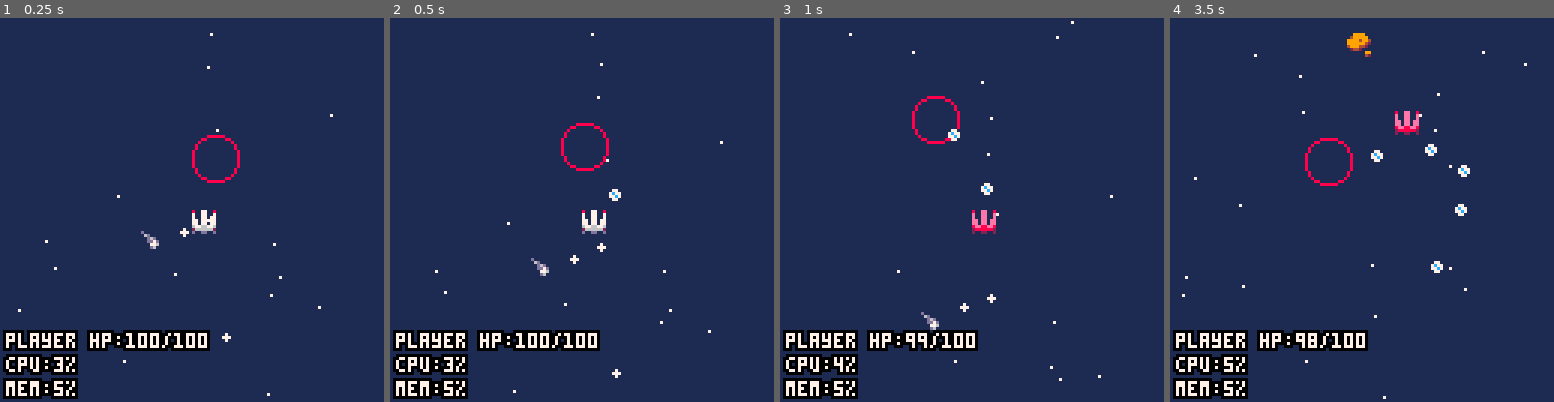
Above: before the commit, frames 1-4 (left to right).
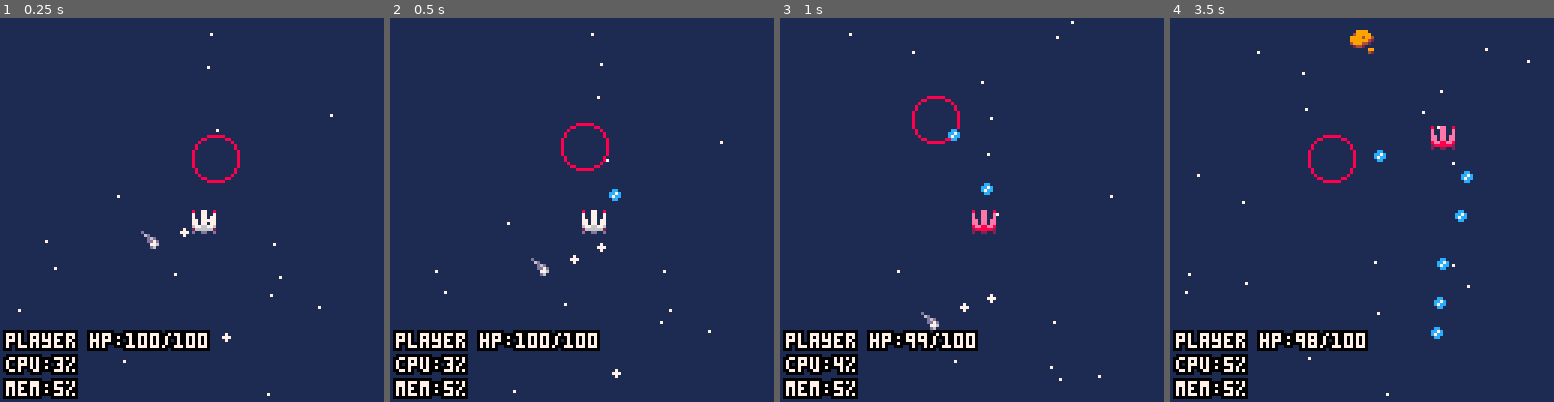
Above: after the commit, the same moments.

Repository: QuentinWidlocher/YogcastJam2020
Game: PICO-8 cartridge game.p8
The game is run twice, just before and just after one commit, with the same random seed, the same clock (stepped at 60 frames per second) and the same inputs.
Inputs:
- Up to frame 1 (0.25 s): no input
- Up to frame 2 (0.5 s): tap X (X key) at 0.33 s
- Up to frame 3 (1 s): tap O (Z key) at 0.7 s
- Up to frame 4 (3.5 s): tap X (X key) at 1.07, 1.85, 2.97 s; hold Right 1.6-2.1 s; tap O (Z key) every 0.4 s from 1.7 to 3.3 s; hold Up 2.15-2.42 s; hold Right 2.47-3.03 s; hold Left from 3.08 s (still down)

Frame 1 is identical in both runs. In frame 2, less than 0.1% of the frame differs, in the area x 57-61%, y 44-48%; in frame 3, 0.1%; in frame 4, 2.1%, in the area x 3-94%, y 3-100%.

Commit message:
:art: Add a ShootingType system

Diff:
--- a/game.p8
+++ b/game.p8
@@ -8,6 +8,8 @@
 
 #include src/models/entity.model.lua
 #include src/models/game-object.model.lua
+#include src/models/shooting-types/shooting-type.model.lua
+#include src/models/shooting-types/default.model.lua
 #include src/models/bullet.model.lua
 #include src/models/player.model.lua
 #include src/models/basic-enemy.model.lua
@@ -73,10 +75,10 @@
 00000000000000000000000000000000000000000000000000000000000000000000000000000000000000000000000000000000000000000000000000000000
 00000888888000000000000000000000000000000000000000000000000000000000000000000000000000000000000000000000000000000000000000000000
 00088000000880000000000000000000000000000000000000000000000000000000000000000000000000000000000000000000000000000000000000000000
-00800000000008000007700000000000000000000000000000000000000000000000000000000000000000000000000000000000000000000000000000000000
-0800000000000080007c770000000000000000000000000000000000000000000000000000000000000000000000000000000000000000000000000000000000
-08000000000000800077c70000000000000000000000000000000000000000000000000000000000000000000000000000000000000000000000000000000000
-80000000000000080007700000000000000000000000000000000000000000000000000000000000000000000000000000000000000000000000000000000000
+0080000000000800000cc00000000000000000000000000000000000000000000000000000000000000000000000000000000000000000000000000000000000
+080000000000008000cc7c0000000000000000000000000000000000000000000000000000000000000000000000000000000000000000000000000000000000
+080000000000008000c7cc0000000000000000000000000000000000000000000000000000000000000000000000000000000000000000000000000000000000
+8000000000000008000cc00000000000000000000000000000000000000000000000000000000000000000000000000000000000000000000000000000000000
 80000000000000080000000000000000000000000000000000000000000000000000000000000000000000000000000000000000000000000000000000000000
 80000000000000080000000000000000000000000000000000000000000000000000000000000000000000000000000000000000000000000000000000000000
 80000000000000080000000000000000000000000000000000000000000000000000000000000000000000000000000000000000000000000000000000000000
--- a/src/helpers.lua
+++ b/src/helpers.lua
@@ -119,6 +119,16 @@
     return {
         x = v.x / length,
         y = v.y / length,
+    }
+end
+
+---@param v1 Vector
+---@param v2 Vector
+---@return Vector
+function subtractVectors(v1, v2)
+    return {
+        x = v2.x - v1.x,
+        y = v2.y - v1.y,
     }
 end
 
--- a/src/init/enemies.init.lua
+++ b/src/init/enemies.init.lua
@@ -11,4 +11,6 @@
     })
 
     add(enemies, enemy)
+
+    foreach(enemies, function (enemy) enemy:init() end)
 end
--- a/src/models/basic-enemy.model.lua
+++ b/src/models/basic-enemy.model.lua
@@ -5,6 +5,7 @@
 ---@field public movingCooldown Gauge
 ---@field public shootingCooldown Gauge
 ---@field public bulletPool Bullet[]
+---@field public shootingType DefaultShootingType
 BasicEnemy = GameObject:new({
     speed = 1,
     dir = getRandomDirection(),
@@ -12,6 +13,7 @@
     movingCooldown = { value = 0, max = 10 },
     shootingCooldown = { value = 0, max = 10 },
     hurtCooldown = { value = 0, max = 5 },
+    shootingType = DefaultShootingType
 })
 
 function BasicEnemy:update()
@@ -21,6 +23,9 @@
     self.hurtCooldown.value = min(self.hurtCooldown.value + 1, self.hurtCooldown.max)
 end
 
+function BasicEnemy:init()
+end
+
 function BasicEnemy:shoot()
     self.shootingCooldown.value = self.shootingCooldown.value + 1
 
@@ -28,18 +33,18 @@
         local pos = self:getCenteredPos()
         local targetPos = player:getCenteredPos()
 
-        -- add the bullet to the pool so it'll be drawn and updated
-        add(bulletPool, Bullet:new({
-            x = pos.x,
-            y = pos.y,
-            playerVersion = false,
-            lifespan = self.shootingCooldown.max * 10,
-            speed = 1,
-            dir = normalize({
-                x = targetPos.x - pos.x,
-                y = targetPos.y - pos.y,
-            })
-        }))
+        self.shootingType.from = pos
+        self.shootingType.dir = subtractVectors(pos, targetPos)
+
+        local bullet = Bullet:new(
+            {
+                speed = 1,
+                playerVersion = false,
+            }
+        )
+        bullet:init()
+
+        self.shootingType:shoot(bullet)
 
         -- reset the cooldown
         self.shootingCooldown.value = 0
--- a/src/models/bullet.model.lua
+++ b/src/models/bullet.model.lua
@@ -12,12 +12,13 @@
 
     speed = 2,
     dir = { x = 0, y = 0 },
-    lifetime = 60,
-    life = 0,
+    life = { value = 0, max = 10000},
     dmg = 1,
 
     w = fromOct(1),
-    h = fromOct(1)
+    h = fromOct(1),
+
+    __type = 'Bullet'
 })
 
 function Bullet:init()
@@ -27,5 +28,5 @@
 function Bullet:update()
     self.x = self.x + (self.dir.x * self.speed)
     self.y = self.y + (self.dir.y * self.speed)
-    self.life = self.life + 1
+    self.life.value = self.life.value + 1
 end
--- a/src/models/entity.model.lua
+++ b/src/models/entity.model.lua
@@ -9,7 +9,8 @@
 	x = 0,
 	y = 0,
 	w = 0,
-	h = 0
+	h = 0,
+	__type = 'Entity',
 }
 
 ---@param o Entity
@@ -18,7 +19,6 @@
 	o = o or {}
 	setmetatable(o, self)
 	self.__index = self
-	self.__type = 'Entity'
 	return o
 end
 
@@ -31,10 +31,11 @@
 
 ---@return string
 function Entity:toString()
-	local string = "Printing ".. self.__type .."\n"
+	local string = self.__type .." {\n"
 	for key, value in pairs(self) do
-		string = string..key.." = "..value.."\n"
+		string = string.."\t"..tostr(key).." = "..tostr(value).."\n"
 	end
+	string = string.."}"
 	return string
 end
 
--- a/src/models/game-object.model.lua
+++ b/src/models/game-object.model.lua
@@ -1,7 +1,8 @@
 ---@class GameObject : Entity
 ---@field public top_left_sprite integer
 GameObject = Entity:new({
-    top_left_sprite = 0
+    top_left_sprite = 0,
+    __type = 'GameObject'
 })
 
 function GameObject:draw()
--- a/src/models/player.model.lua
+++ b/src/models/player.model.lua
@@ -5,6 +5,7 @@
 ---@field public vy number
 ---@field public hp Gauge
 ---@field public hurtCooldown Gauge
+---@field public shootingType ShootingType
 Player = GameObject:new({
     top_left_sprite = 1,
     speed = 2,
@@ -14,8 +15,8 @@
     movingx = false,
     movingy = false,
 
-    maxSpeed = 4,
-    friction = 2,
+    maxSpeed = 3,
+    friction = 1,
     vx = 0,
     vy = 0,
 
@@ -23,7 +24,9 @@
     hurtCooldown = { value = 20, max = 20 },
 
     dmg = 1,
-    shootingCooldown = { value = 0, max = 8 } -- can shoot when value == max
+    shootingCooldown = { value = 0, max = 8 }, -- can shoot when value == max
+
+    shootingType = DefaultShootingType
 })
 
 function Player:update()
@@ -64,18 +67,23 @@
 
         -- add the bullet to the pool so it'll be drawn and updated
         local newBullet = Bullet:new({
+            playerVersion = true,
+            speed = 2,
+        })
+        newBullet:init()
+
+        self.shootingType.from = {
             x = (self.x + (self.w/2) ) - (Bullet.w/2),
             y = self.y - (Bullet.h),
-            playerVersion = true,
-            -- lifespan = self.shootingCooldown.max * 10,
-            speed = 2,
-            dir = {
-                x = (self.vx / self.speed)/4,
-                y = -1,
-            }
-        })
-        newBullet:init()
-        add(bulletPool, newBullet)
+        }
+
+        self.shootingType.dir = {
+            x = (self.vx / self.speed)/4,
+            y = -1,
+        }
+
+        self.shootingType:shoot(newBullet)
+
         sfx(SFX.PLAYER_BULLET)
 
         self.shootingCooldown.value = 0
--- /dev/null
+++ b/src/models/shooting-types/default.model.lua
@@ -0,0 +1,14 @@
+---@class DefaultShootingType : ShootingType
+---@field public from Vector
+---@field public dir Vector
+DefaultShootingType = ShootingType
+
+---@param bullet Bullet
+function DefaultShootingType:shoot(bullet)
+    bullet.x = self.from.x
+    bullet.y = self.from.y
+    bullet.dir = normalize(self.dir)
+
+    -- add the bullet to the pool so it'll be drawn and updated
+    add(bulletPool, bullet)
+end
--- /dev/null
+++ b/src/models/shooting-types/shooting-type.model.lua
@@ -0,0 +1,10 @@
+---@class ShootingType
+---@field public from Vector
+---@field public dir Vector
+ShootingType = {
+    from = { x = 0, y = 0},
+    dir = { x = 0, y = 0},
+}
+
+---@param bullet Bullet
+function ShootingType:shoot(bullet) end
--- a/src/update/bullets.update.lua
+++ b/src/update/bullets.update.lua
@@ -18,7 +18,7 @@
             end
         end
 
-        if (bullet.life >= bullet.lifetime) then
+        if (bullet.life.value >= bullet.life.max) then
             deleteBullet(i)
         end
     end
Not shown, changed: the thumbnail (__label__) section of game.p8
Not shown, changed: the sound effects (__sfx__) section of game.p8
